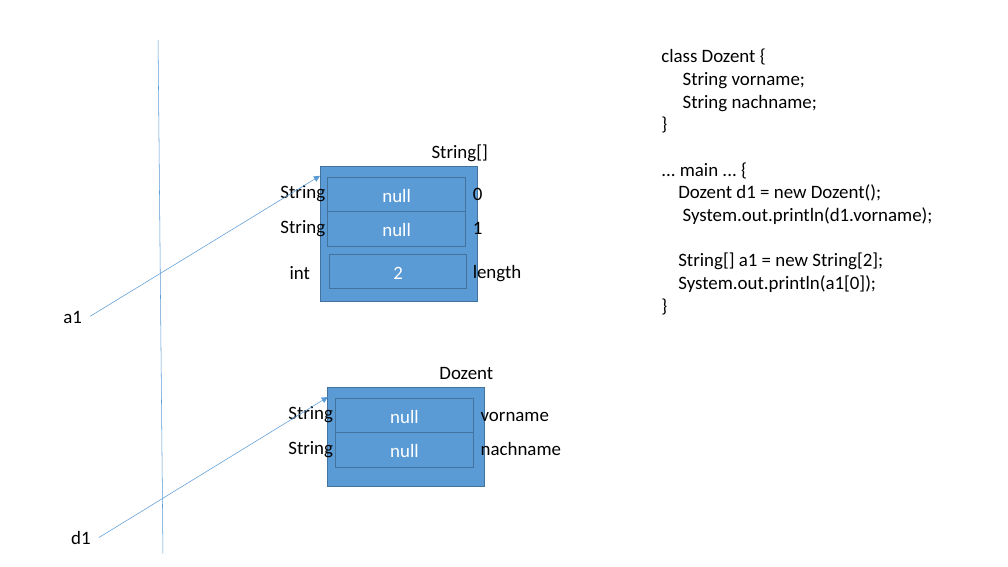
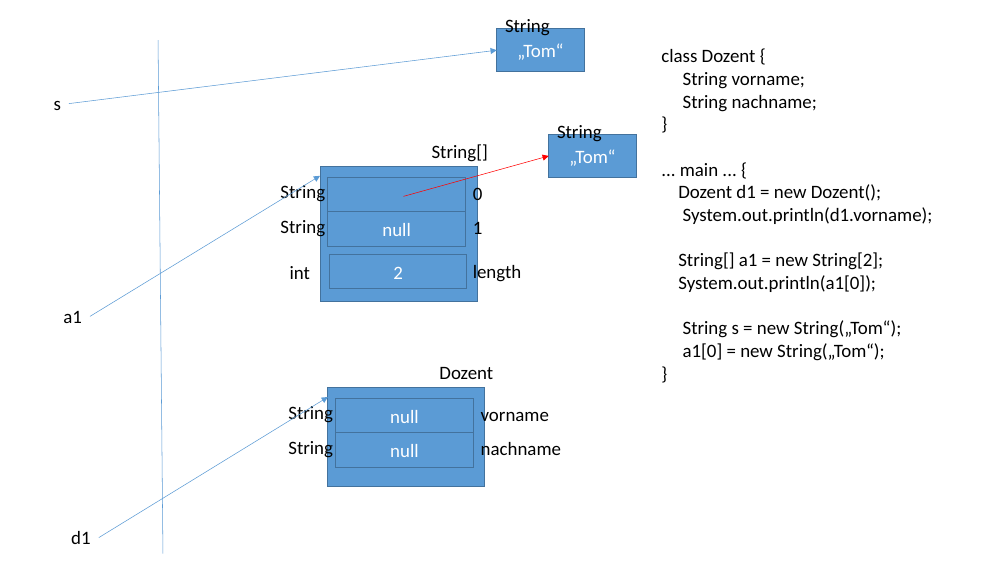
Before and after one commit to ccjavadozent/oca_162982, a slide deck: slide 7 of Diagramme/Arrays.pptx. Drawn at 1008x567 pixels with LibreOffice and Linux fonts; fonts in the diff are those of the drawing. Boxes give left, top, right and bottom in pixels: in the first picture for what was removed or moved away, otherwise in the second. Text is boxed around its words. In the diff, an @@ line names an element or a change of style, - is before the commit and + after.

```diff
--- a/Diagramme/Arrays.pptx
+++ b/Diagramme/Arrays.pptx
@@ rectangle added at box(497, 29, 585, 72), fill #5B9BD5, outline #43739E 1 pt, 18 pt, text #FFFFFF @@
+„Tom“
@@ text added at box(505, 16, 550, 36), 18 pt, text #000000 @@
+String
@@ arrow added from (69, 104) to (497, 50), #5B9BD5 0.5 pt @@
@@ text added at box(54, 101, 61, 110), 18 pt, text #000000 @@
+s
@@ rectangle added at box(549, 135, 637, 178), fill #5B9BD5, outline #43739E 1 pt, 18 pt, text #FFFFFF @@
+„Tom“
@@ text added at box(557, 122, 602, 142), 18 pt, text #000000 @@
+String
@@ arrow added from (404, 197) to (549, 156), #FF0000 0.5 pt @@
@@ text in rectangle at box(382, 189, 410, 202): text removed @@
-null
@@ text at box(683, 320, 901, 361): paragraphs added @@
+String s = new String(„Tom“);
+a1[0] = new String(„Tom“);
```
Also in this commit, not shown: 6 slides added, 5 other files.
